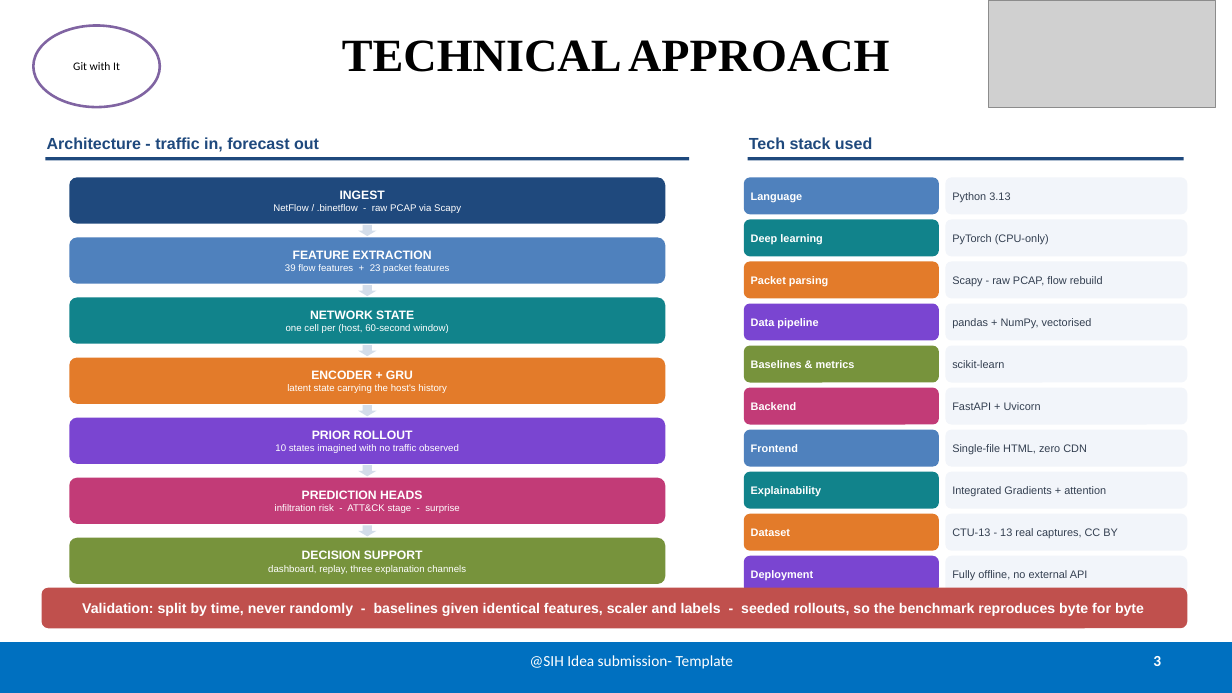
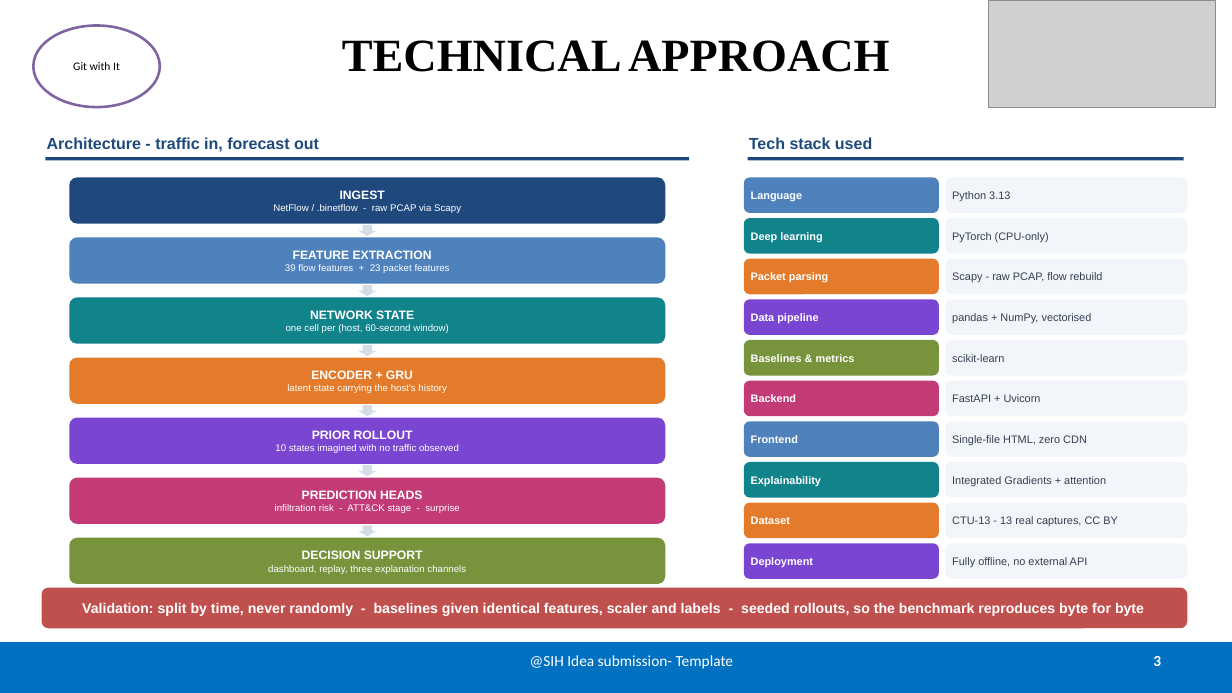
Before and after one commit to HowSuyash/AttackForecast, a slide deck: slide 3 of SIH2026_PS26153_Presentation.pptx. Drawn at 1232x693 pixels with LibreOffice and Linux fonts; fonts in the diff are those of the drawing; grey boxes stand for pictures. Boxes give left, top, right and bottom in pixels: in the first picture for what was removed or moved away, otherwise in the second. Text is boxed around its words. In the diff, an @@ line names an element or a change of style, - is before the commit and + after.

```diff
--- a/SIH2026_PS26153_Presentation.pptx
+++ b/SIH2026_PS26153_Presentation.pptx
@@ 8 rounded rectangles: place and size @@
-8 rounded rectangles at bbox=[744, 262, 1188, 425]
+8 rounded rectangles at bbox=[744, 259, 1188, 417]
@@ 8 rounded rectangles: place and size @@
-8 rounded rectangles at bbox=[744, 430, 1188, 592]
+8 rounded rectangles at bbox=[744, 421, 1188, 579]
```
Also in this commit, not shown: 2 other slides changed, 1 other file.
